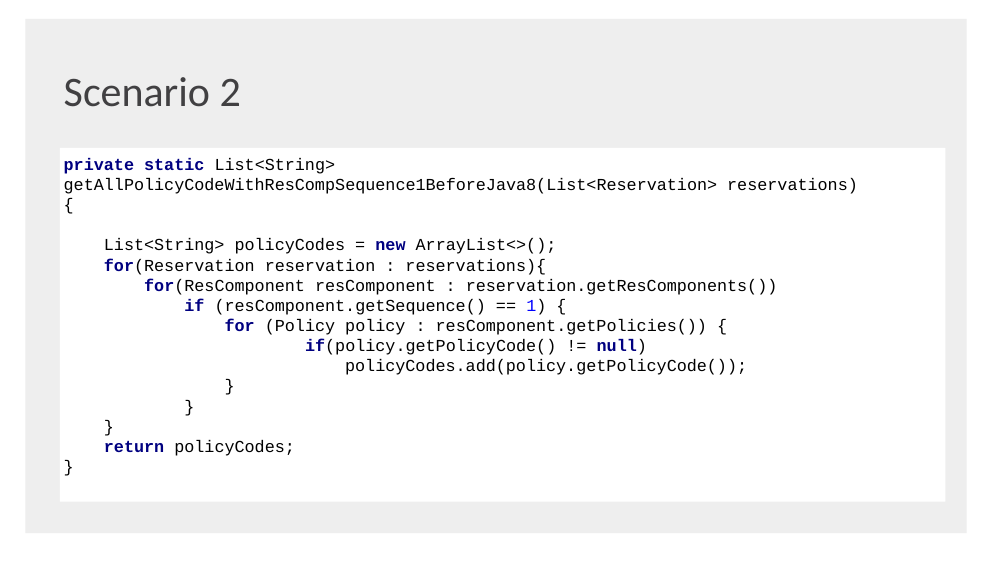
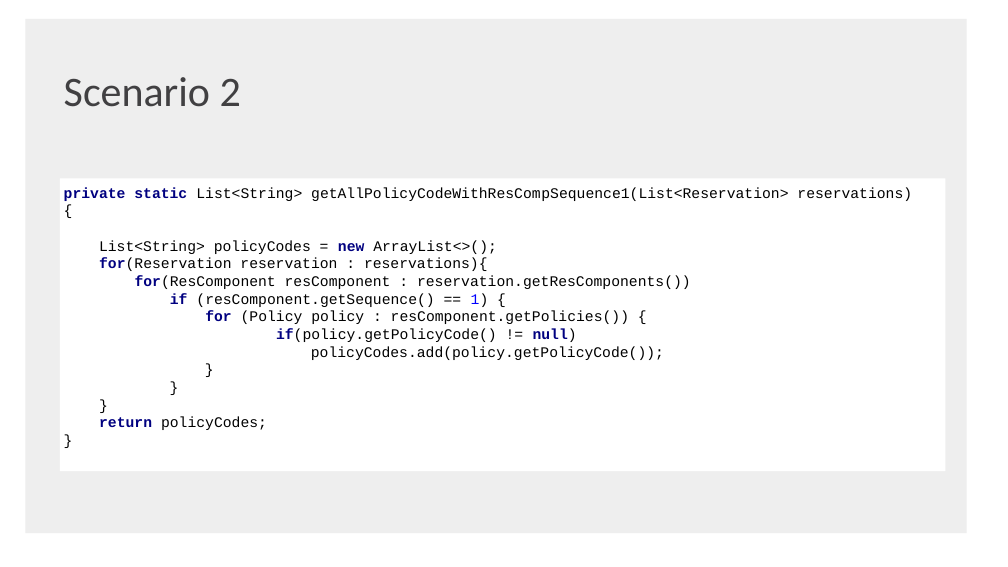
Before and after one commit to shaojie-xu-kp/Java8_lunch_learn, a slide deck: slide 40 of Java 8 & TDP.pptx. Drawn at 1008x567 pixels with LibreOffice and Linux fonts; fonts in the diff are those of the drawing; background and template pictures are left out. Boxes give left, top, right and bottom in pixels: in the first picture for what was removed or moved away, otherwise in the second. Text is boxed around its words. In the diff, an @@ line names an element or a change of style, - is before the commit and + after.

```diff
--- a/Java 8 & TDP.pptx
+++ b/Java 8 & TDP.pptx
@@ rectangle "private static List<String> getAllPolicyCodeWithResCompSeque ...": place and size @@
-rectangle "private static List<String> getAllPolicyCodeWithResCompSeque ..." at [60,148,945,502]
+rectangle "private static List<String> getAllPolicyCodeWithResCompSeque ..." at [60,178,945,471]
@@ text in rectangle at [64,187,912,201]: text changed; size 16 to 14 pt @@
-private static List<String> getAllPolicyCodeWithResCompSequence1BeforeJava8(List<Reservation> reservations)
+private static List<String> getAllPolicyCodeWithResCompSequence1(List<Reservation> reservations)
@@ text in rectangle at [99,240,691,430]: size 16 to 14 pt in "{ List<String> policyCodes = new ArrayList<>(); for(Reservat ..." @@
```
Also in this commit, not shown: 4 other slides changed, 1 slide added.
